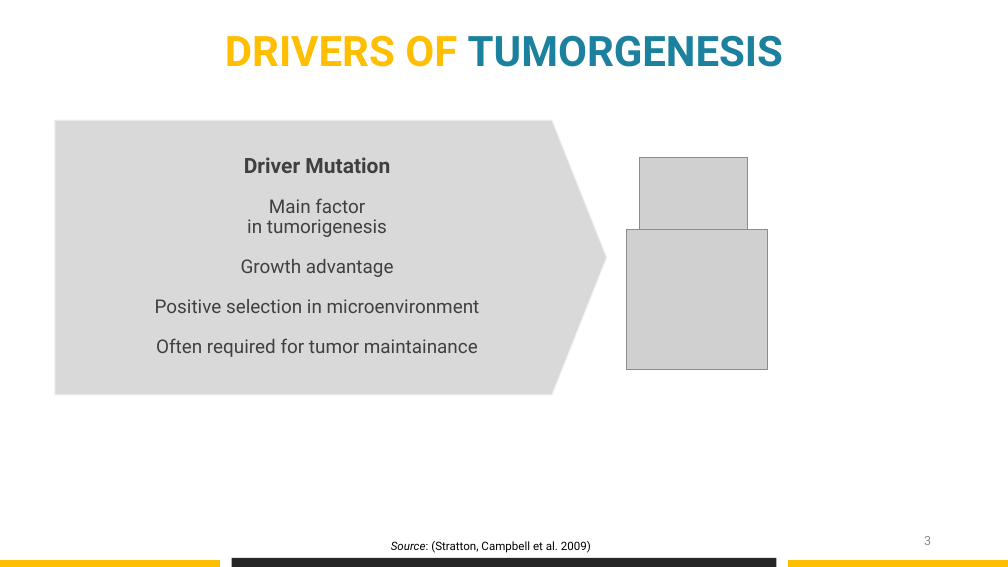
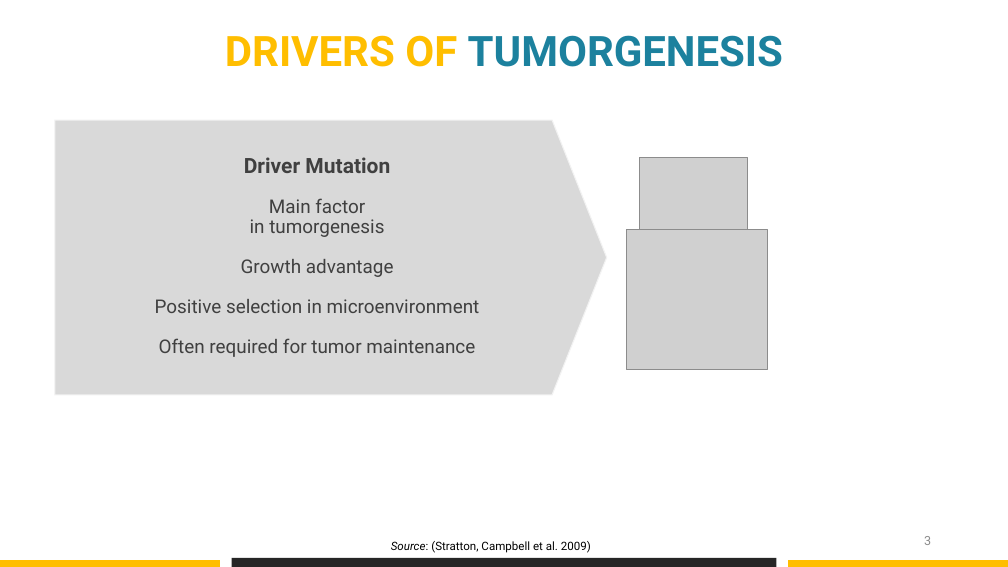
Before and after one commit to datascience-mobi/group-04-project-1-4, a slide deck: slide 3 of Project proposal_presentation_V1.pptx. Drawn at 1008x567 pixels with LibreOffice and Linux fonts; fonts in the diff are those of the drawing; grey boxes stand for pictures. Boxes give left, top, right and bottom in pixels: in the first picture for what was removed or moved away, otherwise in the second. Text is boxed around its words. In the diff, an @@ line names an element or a change of style, - is before the commit and + after.

Commit message:
Found a typo in my slides

```diff
--- a/Project proposal_presentation_V1.pptx
+++ b/Project proposal_presentation_V1.pptx
@@ text in pentagon arrow at (250, 219, 384, 237): text changed @@
-in tumorigenesis
+in tumorgenesis
@@ text in pentagon arrow at (159, 338, 475, 357): text changed @@
-Often required for tumor maintainance
+Often required for tumor maintenance
```
Also in this commit, not shown: 17 other slides changed, 3 slides added, 11 slides removed.
